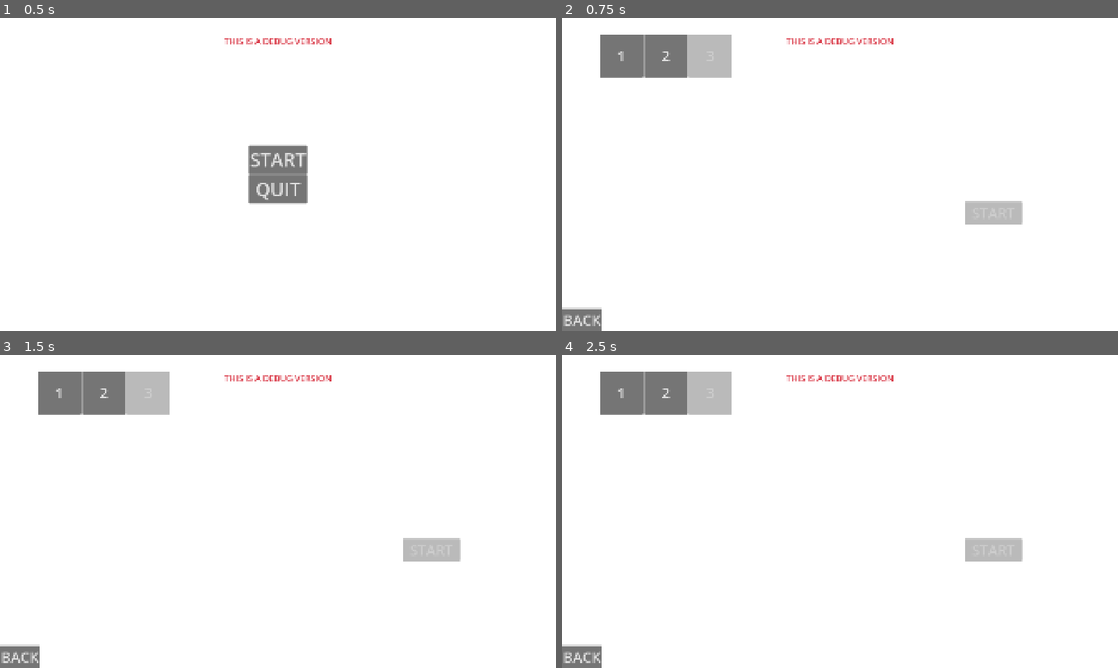
Above: before the commit, frames 1-4 (two rows, left to right).
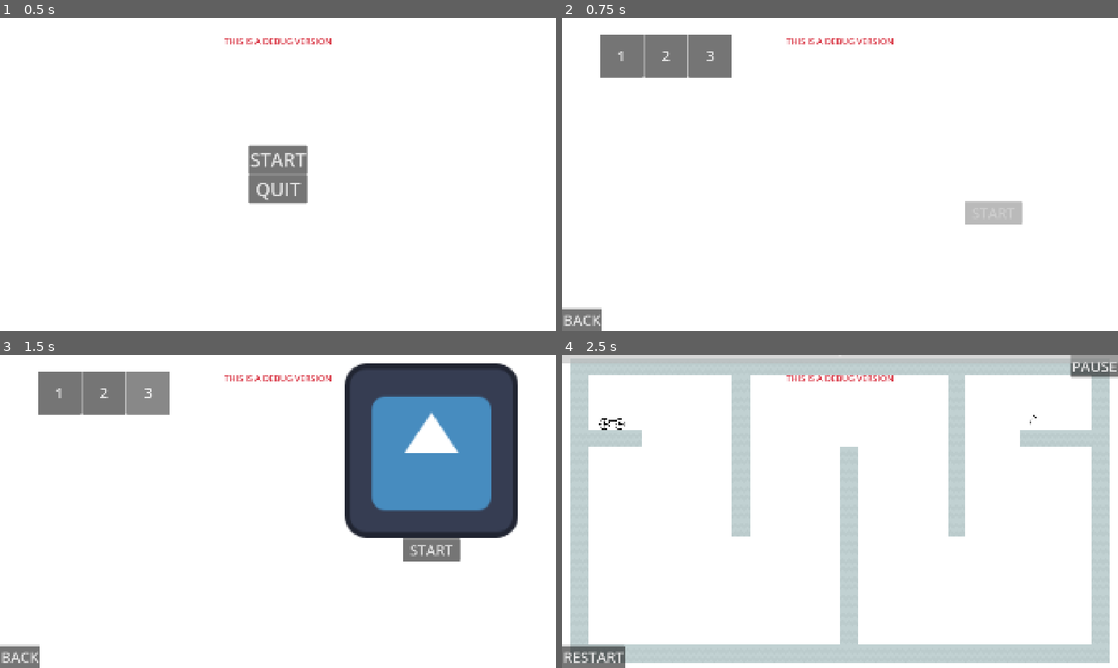
Above: after the commit, the same moments.

Repository: alanmelloni97/godot-template
Game: Godot game, scene res://game_logic/main/main.tscn
Same seed, same stepped clock (60 frames per second), same inputs: the game is played once before the commit and once after it. The engine's default icon, where the game draws it, is replaced by a stand-in: a white triangle on a blue panel in a dark square.
Inputs (mouse positions are in pixels of both pictures, inside the frame that each line leads up to):
- Up to frame 1 (0.5 s): no input
- Up to frame 2 (0.75 s): click "START" at 0.5 s
- Up to frame 3 (1.5 s): click (150, 392) at 1.25 s, where only the run after the commit has a clickable "3"
- Up to frame 4 (2.5 s): click (995, 549) at 2 s, where only the run after the commit has a clickable "START"

Frame 1 is identical in both runs. In frame 2, 1.0% of the frame differs, in the area x 22-31%, y 5-20%; in frame 3, 18%; in frame 4, 28%, in the area x 0-100%, y 0-100%.

Commit message:
added fuel logic

Diff:
--- a/diorama.tscn
+++ b/diorama.tscn
@@ -6,11 +6,45 @@
 [ext_resource type="Script" uid="uid://cxdpv1irbf7pu" path="res://global/main_signal_bus.gd" id="4_eaqoi"]
 [ext_resource type="PackedScene" uid="uid://0tguoaxhermy" path="res://game_logic/main/main.tscn" id="5_2q8hc"]
 [ext_resource type="PackedScene" uid="uid://c5eyic67inbxd" path="res://game_logic/menus/main_menu/main_menu.tscn" id="6_2q8hc"]
+[ext_resource type="PackedScene" uid="uid://h8otmkvh6n3w" path="res://game_logic/menus/levels_menu/levels_menu.tscn" id="7_713nd"]
+[ext_resource type="PackedScene" uid="uid://deknwytbin24p" path="res://game_logic/level/level.tscn" id="8_rg5ns"]
+[ext_resource type="Script" uid="uid://cyc21lkuhi4hj" path="res://game_logic/level/level_stats.gd" id="9_mwe47"]
+[ext_resource type="PackedScene" uid="uid://dmxmdl18exkia" path="res://game_logic/level/levels/level_1.tscn" id="10_1o6ay"]
+[ext_resource type="PackedScene" uid="uid://72d2g2g7uoel" path="res://game_logic/level/levels/level_2.tscn" id="11_vc55p"]
+[ext_resource type="PackedScene" uid="uid://cyn2uj1x70i1w" path="res://game_logic/level/levels/level_3.tscn" id="12_tl5se"]
 
 [sub_resource type="GDScript" id="GDScript_uqgls"]
 script/source = "@icon(\"res://assets/godot_icons/icon_shape.png\")
 extends Node
 "
+
+[sub_resource type="Resource" id="Resource_n6ju1"]
+resource_local_to_scene = true
+script = ExtResource("9_mwe47")
+fuel = 100.0
+ink = 3000.0
+metadata/_custom_type_script = "uid://cyc21lkuhi4hj"
+
+[sub_resource type="Resource" id="Resource_opo0x"]
+resource_local_to_scene = true
+script = ExtResource("9_mwe47")
+fuel = 100.0
+ink = 3000.0
+metadata/_custom_type_script = "uid://cyc21lkuhi4hj"
+
+[sub_resource type="Resource" id="Resource_bs1kt"]
+resource_local_to_scene = true
+script = ExtResource("9_mwe47")
+fuel = 100.0
+ink = 3000.0
+metadata/_custom_type_script = "uid://cyc21lkuhi4hj"
+
+[sub_resource type="Resource" id="Resource_kr32e"]
+resource_local_to_scene = true
+script = ExtResource("9_mwe47")
+fuel = 100.0
+ink = 3000.0
+metadata/_custom_type_script = "uid://cyc21lkuhi4hj"
 
 [node name="Diorama" type="Node" unique_id=1537340114]
 script = SubResource("GDScript_uqgls")
@@ -33,6 +67,20 @@
 
 [node name="MainMenu" parent="Scenes" unique_id=1286326675 instance=ExtResource("6_2q8hc")]
 
+[node name="LevelsMenu" parent="Scenes" unique_id=1758154058 instance=ExtResource("7_713nd")]
+
+[node name="Level" parent="Scenes" unique_id=898447591 instance=ExtResource("8_rg5ns")]
+stats = SubResource("Resource_n6ju1")
+
+[node name="Level1" parent="Scenes/Level" unique_id=821812152 instance=ExtResource("10_1o6ay")]
+stats = SubResource("Resource_opo0x")
+
+[node name="Level2" parent="Scenes/Level" unique_id=520309515 instance=ExtResource("11_vc55p")]
+stats = SubResource("Resource_bs1kt")
+
+[node name="Level3" parent="Scenes/Level" unique_id=1134915370 instance=ExtResource("12_tl5se")]
+stats = SubResource("Resource_kr32e")
+
 [node name="GameObjects" type="Node" parent="." unique_id=1372238154]
 
 [node name="TODO" type="Node" parent="." unique_id=373436929]
--- a/game_logic/level/level.tscn
+++ b/game_logic/level/level.tscn
@@ -13,16 +13,16 @@
 [ext_resource type="Script" uid="uid://b3n0reggskko0" path="res://game_logic/level/line_eraser.gd" id="3_sf1xj"]
 [ext_resource type="Script" uid="uid://cbqo06uy2diai" path="res://game_logic/level/level_handler.gd" id="5_fld2p"]
 [ext_resource type="Script" uid="uid://b3vtq3rbwn4lk" path="res://game_logic/level/ui_handler.gd" id="6_ccrwu"]
+[ext_resource type="Script" uid="uid://xddo5rw3edos" path="res://game_logic/level/vehicle_handler.gd" id="8_mk500"]
 [ext_resource type="Script" uid="uid://5m54qnyt4im6" path="res://game_logic/level/brush_changer.gd" id="11_r3lsm"]
 [ext_resource type="PackedScene" uid="uid://djhe7gkfow7tm" path="res://game_logic/ui/ui.tscn" id="12_gjdk2"]
-[ext_resource type="PackedScene" uid="uid://c4xn0o0x0tnk6" path="res://game_logic/pickable/ink_pickable.tscn" id="13_itpdc"]
 [ext_resource type="PackedScene" uid="uid://bypog2gpbe4rs" path="res://game_logic/level/finish_point.tscn" id="14_kgwp0"]
 [ext_resource type="Script" uid="uid://dcvfni3qaudmr" path="res://game_logic/level/cheat_debug.gd" id="18_tsqra"]
 
 [sub_resource type="Resource" id="Resource_lr5g8"]
 resource_local_to_scene = true
 script = ExtResource("2_2b3s1")
-fuel = 100.0
+fuel = 500.0
 ink = 3000.0
 metadata/_custom_type_script = "uid://cyc21lkuhi4hj"
 
@@ -142,6 +142,11 @@
 paint_manager = NodePath("../BrushHandler/PaintManager")
 vehicle = NodePath("../../Vehicle")
 
+[node name="VehicleHandler" type="Node" parent="Nodes" unique_id=602005886 node_paths=PackedStringArray("level", "vehicle")]
+script = ExtResource("8_mk500")
+level = NodePath("../..")
+vehicle = NodePath("../../Vehicle")
+
 [node name="BrushHandler" type="Node" parent="Nodes" unique_id=1732159357 node_paths=PackedStringArray("level", "paint_manager")]
 script = ExtResource("1_oyh4j")
 level = NodePath("../..")
@@ -181,10 +186,7 @@
 erase_manager = NodePath("../EraseManager")
 
 [node name="Vehicle" parent="." unique_id=1312619414 instance=ExtResource("2_3qttp")]
-position = Vector2(100, 150)
-
-[node name="InkPickable" parent="." unique_id=1137449637 instance=ExtResource("13_itpdc")]
-position = Vector2(403, 165)
+position = Vector2(266, 243)
 
 [node name="FinishPoint" parent="." unique_id=582356040 instance=ExtResource("14_kgwp0")]
 position = Vector2(1866, 523)
--- a/game_logic/level/level_stats.gd
+++ b/game_logic/level/level_stats.gd
@@ -2,11 +2,20 @@
 class_name LevelStats
 
 signal fuel_emptied()
+signal fuel_refilled()
 signal ink_emptied()
 signal ink_refilled()
 
 @export var fuel: float:
 	set(x):
+		if x <= 0:
+			fuel = 0
+			fuel_emptied.emit()
+		elif x >= MAX_FUEL:
+			fuel = MAX_FUEL
+		if fuel <= 0 and x > 0:
+			fuel_refilled.emit()
+		fuel = x
 		emit_changed()
 @export var ink: float:
 	set(x):
--- a/game_logic/level/levels/level_1.tscn
+++ b/game_logic/level/levels/level_1.tscn
@@ -2,16 +2,18 @@
 
 [ext_resource type="PackedScene" uid="uid://deknwytbin24p" path="res://game_logic/level/level.tscn" id="1_mw4en"]
 [ext_resource type="Script" uid="uid://cyc21lkuhi4hj" path="res://game_logic/level/level_stats.gd" id="2_yy5hl"]
+[ext_resource type="PackedScene" uid="uid://b2k5h70kpq5wo" path="res://game_logic/pickable/fuel_pickable.tscn" id="3_iwd26"]
+[ext_resource type="PackedScene" uid="uid://c4xn0o0x0tnk6" path="res://game_logic/pickable/ink_pickable.tscn" id="4_21syh"]
 
-[sub_resource type="Resource" id="Resource_iwd26"]
+[sub_resource type="Resource" id="Resource_21syh"]
 resource_local_to_scene = true
 script = ExtResource("2_yy5hl")
-fuel = 100.0
+fuel = 500.0
 ink = 3000.0
 metadata/_custom_type_script = "uid://cyc21lkuhi4hj"
 
 [node name="Level1" unique_id=898447591 instance=ExtResource("1_mw4en")]
-stats = SubResource("Resource_iwd26")
+stats = SubResource("Resource_21syh")
 level_id = 1
 
 [node name="TileMapLayer" parent="." index="0" unique_id=1314931675]
@@ -20,5 +22,12 @@
 [node name="Vehicle" parent="." index="2" unique_id=1312619414]
 position = Vector2(315, 497)
 
-[node name="FinishPoint" parent="." index="4" unique_id=582356040]
+[node name="FinishPoint" parent="." index="3" unique_id=582356040]
 position = Vector2(1715, 531)
+
+[node name="FuelPickable" parent="." index="7" unique_id=1137449637 instance=ExtResource("3_iwd26")]
+position = Vector2(981, 498)
+collision_mask = 0
+
+[node name="InkPickable" parent="." index="8" unique_id=1902700646 instance=ExtResource("4_21syh")]
+position = Vector2(1257, 510)
--- a/game_logic/level/stats_manager.gd
+++ b/game_logic/level/stats_manager.gd
@@ -6,10 +6,10 @@
 @export var paint_manager: PaintManager
 @export var vehicle: Vehicle
 
-
 func _ready() -> void:
 	paint_manager.added_segment.connect(_on_added_segment)
 	vehicle.picked.connect(_on_picked)
+	vehicle.force_applied.connect(_on_force_applied)
 
 func _on_added_segment(length: float):
 	level.stats.ink -= length
@@ -20,3 +20,7 @@
 		level.stats.ink += _pick.amount
 	elif _pick.pick == _pick.Pick.FUEL:
 		level.stats.fuel += _pick.amount
+
+
+func _on_force_applied(force: float):
+	level.stats.fuel -= force
--- /dev/null
+++ b/game_logic/level/vehicle_handler.gd
@@ -0,0 +1,17 @@
+extends Node
+class_name VehicleHandler
+
+@export var level: Level
+@export var vehicle: Vehicle
+
+
+func _ready() -> void:
+	level.stats.fuel_emptied.connect(_on_fuel_emptied)
+	level.stats.fuel_refilled.connect(_on_fuel_refilled)
+
+
+func _on_fuel_emptied():
+	vehicle.disable_input(true)
+
+func _on_fuel_refilled():
+	vehicle.disable_input(false)
--- a/game_logic/main/save_system/save_game.tres
+++ b/game_logic/main/save_system/save_game.tres
@@ -5,7 +5,7 @@
 
 [sub_resource type="Resource" id="Resource_xaqaq"]
 script = ExtResource("1_drcd1")
-levels_beaten = 2
+levels_beaten = 3
 
 [resource]
 script = ExtResource("2_oxi24")
--- a/game_logic/pickable/pickable.tscn
+++ b/game_logic/pickable/pickable.tscn
@@ -7,7 +7,7 @@
 
 [node name="Pickable" type="Area2D" unique_id=1137449637]
 collision_layer = 8
-collision_mask = 0
+collision_mask = 8
 script = ExtResource("1_jb4lt")
 
 [node name="Sprite2D" type="Sprite2D" parent="." unique_id=1823088509]
--- a/game_logic/ui/progressbars.gd
+++ b/game_logic/ui/progressbars.gd
@@ -10,11 +10,12 @@
 	ui_manager.level.stats.changed.connect(_on_level_stats_changed)
 	ink_bar.max_value = ui_manager.level.stats.ink
 	fuel_bar.max_value = ui_manager.level.stats.fuel
+	# avoid bars starting at 0
 	ink_bar.value = ink_bar.max_value
+	fuel_bar.value = fuel_bar.max_value
 
 
 
 func _on_level_stats_changed():
-	print(ink_bar.value)
 	ink_bar.value = ui_manager.level.stats.ink
 	fuel_bar.value = ui_manager.level.stats.fuel
--- a/game_logic/vehicle/movement_controller.gd
+++ b/game_logic/vehicle/movement_controller.gd
@@ -6,6 +6,8 @@
 @export var MAX_FORWARD_SPEED: float
 @export var MAX_BACKWARD_SPEED: float
 var enabled: bool = true
+@export var vehicle: Vehicle
+
 
 func _physics_process(_delta: float) -> void:
 	var input: float = Input.get_axis("brake", "accelerate")
@@ -15,6 +17,7 @@
 		return
 	for wheel in wheels:
 		wheel.apply_torque(input * FORCE)
+	vehicle.force_applied.emit(abs(input))
 
 
 func is_at_max_speed(input: float) -> bool:
--- a/game_logic/vehicle/vehicle.gd
+++ b/game_logic/vehicle/vehicle.gd
@@ -3,6 +3,7 @@
 
 @warning_ignore_start("unused_signal")
 signal picked(pick: Pickable)
+signal force_applied(force: float)
 
 @export var movement_controller: MovementController
 
--- a/game_logic/vehicle/vehicle.tscn
+++ b/game_logic/vehicle/vehicle.tscn
@@ -31,12 +31,13 @@
 rotation = -1.5707964
 shape = SubResource("CapsuleShape2D_ys735")
 
-[node name="MovementController" type="Node" parent="." unique_id=278805211 node_paths=PackedStringArray("wheels")]
+[node name="MovementController" type="Node" parent="." unique_id=278805211 node_paths=PackedStringArray("wheels", "vehicle")]
 script = ExtResource("1_47aer")
 wheels = [NodePath("../PinJointL/WheelL"), NodePath("../PinJointR/WheelR")]
 FORCE = 20000.0
 MAX_FORWARD_SPEED = 400.0
 MAX_BACKWARD_SPEED = 200.0
+vehicle = NodePath("..")
 
 [node name="Sprite2D" type="Sprite2D" parent="." unique_id=2063890952]
 position = Vector2(-2.861023e-06, 25)
--- a/project_time_traker.json
+++ b/project_time_traker.json
@@ -1,8 +1,8 @@
 {
-  "2D": 342.724999904633,
+  "2D": 436.772999763489,
   "3D": 52.8699998855591,
   "AFK": 142.004999876022,
-  "Editor": 5185.28700017929,
-  "Game": 1179.6340007782,
-  "Script": 3610.0579996109
+  "Editor": 6435.64299964905,
+  "Game": 1348.18600058556,
+  "Script": 4597.81399941444
 }
Not shown, added: game_logic/level/vehicle_handler.gd.uid
